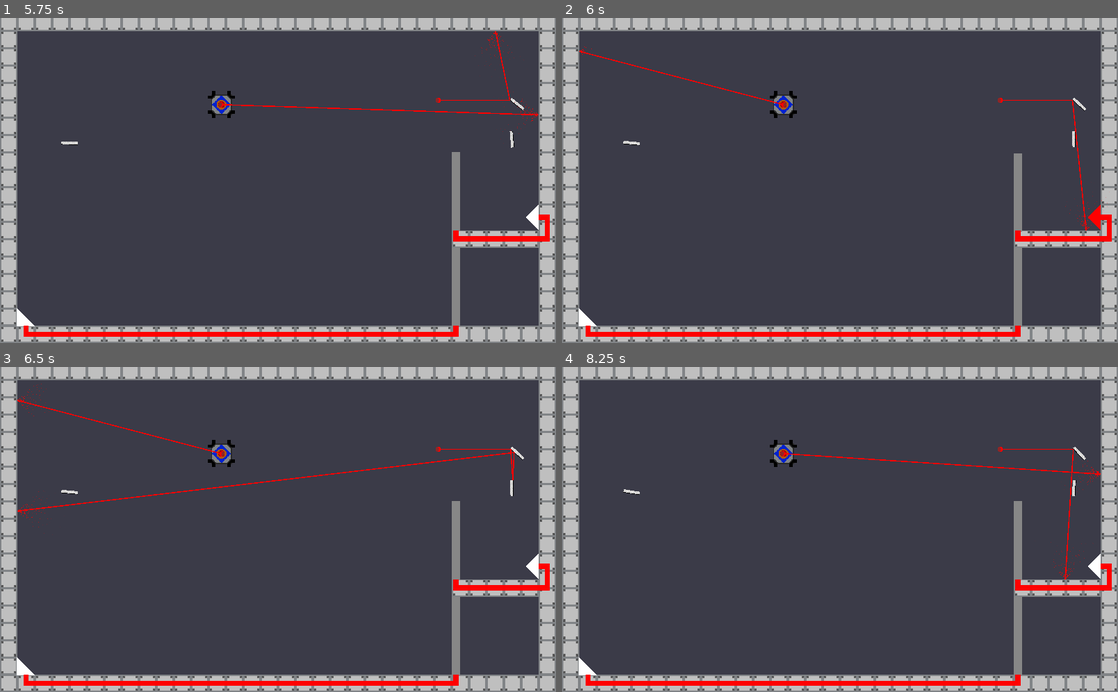
Above: before the commit, frames 1-4 (two rows, left to right).
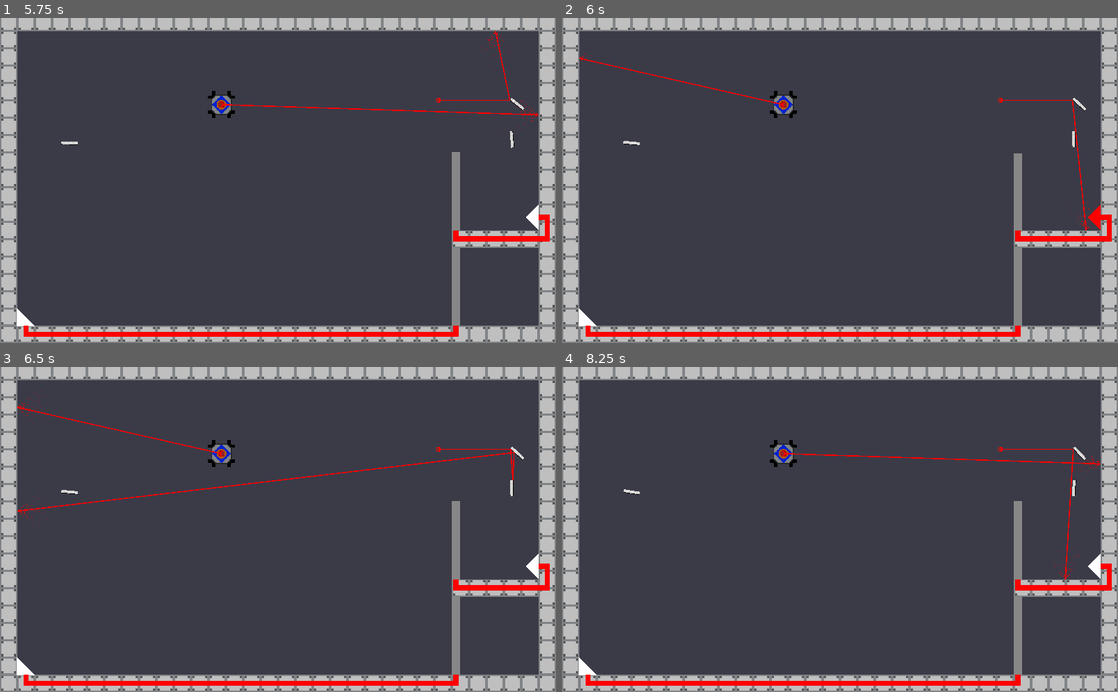
Above: after the commit, the same moments.

Repository: Call-Me-Sir/Calan-Game2021
Game: Godot game, scene res://Level 1.tscn
Same seed, same stepped clock (60 frames per second), same inputs: the game is played once before the commit and once after it.
Inputs (mouse positions are in pixels of both pictures, inside the frame that each line leads up to):
- Up to frame 1 (5.75 s): tap Enter at 0.5, 5 s; move the mouse to (400, 164) at 0.52 s; hold E (Contraptionright) 0.53-1.28 s; click (400, 164) at 0.67 s; move the mouse to (166, 196) at 1.27 s; hold Ctrl (slowdown) 1.28-2.03 s; click (166, 196) at 1.42 s; move the mouse to (333, 109) at 2.02 s; hold E (Contraptionright) 2.03-2.78 s; click (333, 109) at 2.17 s; tap Space at 2.75 s; move the mouse to (250, 245) at 2.77 s; hold Shift (speedup) 2.78-3.53 s; click (250, 245) at 2.92 s; move the mouse to (444, 229) at 3.52 s; hold Q (Contraptionleft) 3.53-5.03 s; click (444, 229) at 3.67 s; move the mouse to (111, 131) at 4.27 s; click (111, 131) at 4.42 s; move the mouse to (305, 180) at 5.02 s; hold Ctrl (slowdown) from 5.03 s (still down); click (305, 180) at 5.17 s
- Up to frame 2 (6 s): tap Space at 5.75 s; move the mouse to (756, 99) at 5.77 s; release Ctrl (slowdown) at 5.78 s; hold E (Contraptionright) from 5.78 s (still down); click (756, 99) at 5.92 s
- Up to frame 3 (6.5 s): keep holding E (Contraptionright)
- Up to frame 4 (8.25 s): move the mouse to (962, 513) at 6.52 s; release E (Contraptionright) at 6.53 s; hold Shift (speedup) 6.53-7.28 s; click (962, 513) at 6.67 s; move the mouse to (728, 545) at 7.27 s; hold E (Contraptionright) 7.28-8.03 s; click (728, 545) at 7.42 s; move the mouse to (895, 458) at 8.02 s; hold Ctrl (slowdown) from 8.03 s (still down); click (895, 458) at 8.17 s

Frame 1 is identical in both runs. In frame 2, 0.2% of the frame differs, in the area x 3-40%, y 8-27%; in frame 3, 0.3%; in frame 4, 0.4%, in the area x 40-97%, y 21-39%.

Commit message:
UI progress & Minor Changes

Diff:
--- a/RayArray/InLevelUI.tscn
+++ b/RayArray/InLevelUI.tscn
@@ -1,15 +1,54 @@
-[gd_scene load_steps=2 format=2]
+[gd_scene load_steps=3 format=2]
 
 [ext_resource path="res://InLevelUI.gd" type="Script" id=1]
+[ext_resource path="res://Imported resources/Player space ship (WIP)-2.png" type="Texture" id=2]
 
 [node name="InLevelUI" type="MarginContainer"]
-margin_right = 1024.0
-margin_bottom = 600.0
+anchor_top = 1.0
+anchor_right = 1.0
+anchor_bottom = 1.0
+margin_top = -174.0
+custom_constants/margin_right = 20
+custom_constants/margin_top = 20
+custom_constants/margin_left = 20
+custom_constants/margin_bottom = 20
 script = ExtResource( 1 )
 __meta__ = {
 "_edit_use_anchors_": false
 }
 
 [node name="Label" type="Label" parent="."]
-margin_right = 1024.0
-margin_bottom = 14.0
+margin_left = 20.0
+margin_top = 80.0
+margin_right = 1004.0
+margin_bottom = 94.0
+
+[node name="ShipOrClose" type="VBoxContainer" parent="."]
+margin_left = 20.0
+margin_top = 20.0
+margin_right = 1004.0
+margin_bottom = 154.0
+
+[node name="ItemsShip" type="HBoxContainer" parent="ShipOrClose"]
+margin_right = 984.0
+margin_bottom = 64.0
+
+[node name="TextureRect" type="TextureRect" parent="ShipOrClose/ItemsShip"]
+margin_right = 64.0
+margin_bottom = 64.0
+texture = ExtResource( 2 )
+
+[node name="Label" type="Label" parent="ShipOrClose/ItemsShip"]
+margin_left = 68.0
+margin_top = 25.0
+margin_right = 203.0
+margin_bottom = 39.0
+text = "Don't burn Retrogade"
+__meta__ = {
+"_edit_use_anchors_": false
+}
+
+[node name="ItemsClose" type="HBoxContainer" parent="ShipOrClose"]
+margin_top = 68.0
+margin_right = 984.0
+margin_bottom = 68.0
--- a/RayArray/LaserExperiment.tscn
+++ b/RayArray/LaserExperiment.tscn
@@ -35,7 +35,7 @@
 collision_mask = 3
 script = ExtResource( 2 )
 
-[node name="RedLaserSprite" type="Sprite" parent="."]
+[node name="Texture" type="Sprite" parent="."]
 texture = ExtResource( 1 )
 
 [node name="Line2D" type="Line2D" parent="."]
--- a/RayArray/NewRedLaser.gd
+++ b/RayArray/NewRedLaser.gd
@@ -19,13 +19,14 @@
 	line.add_point(Vector2.ZERO)
 	ray.global_position = line.global_position
 	if get_parent().name == "Playerspaceshipkinematic":# or Input.is_mouse_button_pressed(BUTTON_LEFT):
-		$RedLaserSprite.rotation = get_local_mouse_position().angle()
-		ray.cast_to = (get_global_mouse_position()-line.global_position).normalized()* 1000
+		$Texture.rotation = get_local_mouse_position().angle()
+		ray.cast_to = Vector2(1000,0).rotated($Texture.rotation)
+		#ray.cast_to = (get_global_mouse_position()-line.global_position).normalized()* 1000
 		$CollisionShape2D.disabled = true
 	#elif $Area2D.get_overlapping_areas().get_parent().name == "Playerspaceshipkinematic":
 	#	$CollisionShape2D.disabled = true
 	else:
-		ray.cast_to = Vector2(1000,0).rotated($RedLaserSprite.rotation)
+		ray.cast_to = Vector2(1000,0).rotated($Texture.rotation)
 		#$CollisionShape2D.disabled = false
 	var prev = null
 	var bounces = 0
--- a/RayArray/Playerspaceshipkinematic.tscn
+++ b/RayArray/Playerspaceshipkinematic.tscn
@@ -19,15 +19,25 @@
 
 [sub_resource type="SpriteFrames" id=1]
 animations = [ {
-"frames": [ ExtResource( 10 ) ],
+"frames": [ ExtResource( 13 ) ],
 "loop": false,
-"name": "Small Right",
+"name": "Full Up",
 "speed": 5.0
 }, {
 "frames": [ ExtResource( 9 ) ],
 "loop": false,
 "name": "Full Right",
 "speed": 5.0
+}, {
+"frames": [ ExtResource( 10 ) ],
+"loop": false,
+"name": "Small Right",
+"speed": 5.0
+}, {
+"frames": [ null, ExtResource( 4 ), ExtResource( 15 ), ExtResource( 14 ), ExtResource( 12 ) ],
+"loop": false,
+"name": "Thrust Up",
+"speed": 15.0
 }, {
 "frames": [ ExtResource( 11 ) ],
 "loop": false,
@@ -38,16 +48,6 @@
 "loop": false,
 "name": "Thrust Right",
 "speed": 15.0
-}, {
-"frames": [ null, ExtResource( 4 ), ExtResource( 15 ), ExtResource( 14 ), ExtResource( 12 ) ],
-"loop": false,
-"name": "Thrust Up",
-"speed": 15.0
-}, {
-"frames": [ ExtResource( 13 ) ],
-"loop": false,
-"name": "Full Up",
-"speed": 5.0
 } ]
 
 [sub_resource type="CircleShape2D" id=2]
--- a/RayArray/Scripts/Playerspaceshipkinematic.gd
+++ b/RayArray/Scripts/Playerspaceshipkinematic.gd
@@ -16,8 +16,11 @@
 onready var _animated_sprite2 = $SpaceshipThrust2
 onready var _animated_sprite3 = $SpaceshipThrust3
 onready var _animated_sprite4 = $SpaceshipThrust4
+onready var pickup_area = $PickupArea
 
 var mouse_object = null
+var local_objects
+var closest_object
 var world_optic = null
 var lasers = 1
 
@@ -27,11 +30,11 @@
 
 #Mr Smith version of deploycheck
 func reparent_object():
-	var local_objects = $PickupArea.get_overlapping_areas()
+	local_objects = pickup_area.get_overlapping_areas()
 	#local_objects.erase(self)
 	if local_objects.empty():
 		return
-	var closest_object = local_objects[0]
+	closest_object = local_objects[0]
 	for close_object in local_objects:
 		if global_position.distance_to(close_object.global_position) < global_position.distance_to(closest_object.global_position):
 			closest_object = close_object
@@ -70,6 +73,20 @@
 		#Put more optical contraptions here
 		else:
 			reparent_object()
+
+func close_glow():
+	local_objects = $PickupArea.get_overlapping_areas()
+	if local_objects.empty():
+		return
+	closest_object = local_objects[0]
+	for close_object in local_objects:
+		if global_position.distance_to(close_object.global_position) < global_position.distance_to(closest_object.global_position):
+			closest_object = close_object
+	var object = closest_object.get_parent()
+
+	#object.Texture.size.x = object.Texture.size.x * 1.1
+	#object.Texture.size.y = object.Texture.size.y * 1.1
+	#closest_object.get_parent().Light.show()
 
 
 func thrust_animation():
@@ -133,6 +150,7 @@
 		velocity = velocity.linear_interpolate(Vector2.ZERO, friction)
 	velocity = move_and_slide(velocity)
 	deploy_check()
+	#close_glow()
 
 
 
--- a/RayArray/project.godot
+++ b/RayArray/project.godot
@@ -74,6 +74,16 @@
 "events": [ Object(InputEventKey,"resource_local_to_scene":false,"resource_name":"","device":0,"alt":false,"shift":false,"control":false,"meta":false,"command":false,"pressed":false,"scancode":32,"unicode":0,"echo":false,"script":null)
  ]
 }
+SelectRight={
+"deadzone": 0.5,
+"events": [ Object(InputEventKey,"resource_local_to_scene":false,"resource_name":"","device":0,"alt":false,"shift":false,"control":false,"meta":false,"command":false,"pressed":false,"scancode":88,"unicode":0,"echo":false,"script":null)
+ ]
+}
+SelectLeft={
+"deadzone": 0.5,
+"events": [ Object(InputEventKey,"resource_local_to_scene":false,"resource_name":"","device":0,"alt":false,"shift":false,"control":false,"meta":false,"command":false,"pressed":false,"scancode":90,"unicode":0,"echo":false,"script":null)
+ ]
+}
 
 [rendering]
 
